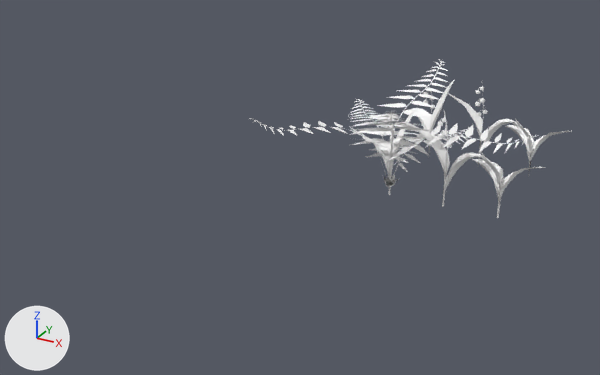
The FBX model Assets/3D Assets/Props/Plants.fbx: old version first, new version second.
The view is the same before and after, from a 50 mm camera at (0.522, -1.283, 0.596) aimed at (-0.037, -0.267, 0.088). Arrows for +X, +Y and +Z are at lower left; the lights stay in place. Objects named as collision shapes, trigger or cutter boxes, shadow casters or lower levels of detail are left out. Where no turn or scale is listed for an object, it has been applied to the vertices.

Script lines for the objects in view, before the commit:
```python
me_mesh_001 = bpy.data.meshes.new('Mesh.001')
me_mesh_001.from_pydata(...)  # 1422 vertices, 1254 faces; spans x -0.202..0.255, y -0.189..0.192, z -0.002..0.207
me_mesh_001.materials.append(mat_lazyuv)  # its picture is missing
me_mesh_002 = bpy.data.meshes.new('Mesh.002')
me_mesh_002.from_pydata(...)  # 48 vertices, 16 faces; spans x -0.0137..0.0147, y -0.0128..0.0153, z -0.0021..0.0229
me_mesh_002.materials.append(mat_lazyuv)  # its picture is missing
me_mesh_010 = bpy.data.meshes.new('Mesh.010')
me_mesh_010.from_pydata(...)  # 42 vertices, 57 faces; spans x -0.0637..0.0651, y -0.0192..0.0355, z -0.0211..0.0996
me_mesh_010.materials.append(mat_lazyuv)  # its picture is missing
ob_fern_lod0 = bpy.data.objects.new('Fern_LOD0', me_mesh_001)
ob_fern_lod0.location = (0.0, 0.0, 0.0)
ob_maiglock_c_lod1 = bpy.data.objects.new('Maiglock_C_LOD1', me_mesh_010)
ob_maiglock_c_lod1.location = (0.2, 0.2, 0.0)
ob_pplane1 = bpy.data.objects.new('pPlane1', me_mesh_002)
ob_pplane1.location = (0.0, 0.0, 0.0)
# also in view: 'Maiglock_B_LOD1' at (0.101, 0.19, 0.073); 'Maiglock_B' at (0.101, -0.011, 0.073); 'Maiglock_A_LOD1' at (-0.014, 0.199, 0.062); 'Maiglock_C' at (0.201, 0.008, 0.039)
```
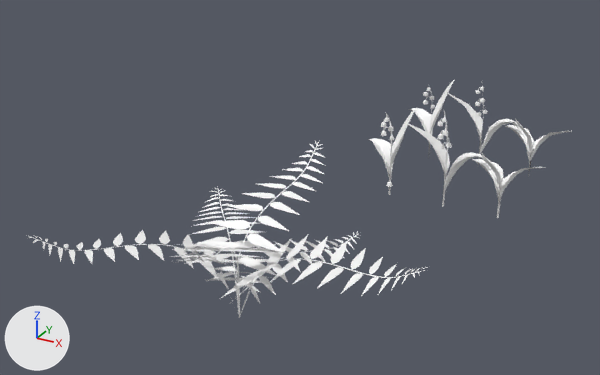
Pixel boxes (x1, y1, x2, y2) of what changed, in the pictures (600 x 375 px):
'Fern_LOD0', moved: before (250, 59, 537, 179); after (26, 141, 427, 317)
'pPlane1', deleted: before (383, 175, 398, 186)

Edits to the bpy script that builds the scene:
```text
Change ob_fern_lod0:
    ob_fern_lod0.location: (0.0, 0.0, 0.0) -> (0.0, -0.5, 0.0)
Remove ob_pplane1:
    ob_pplane1 = bpy.data.objects.new('pPlane1', me_mesh_002)
    ob_pplane1.location = (0.0, 0.0, 0.0)
```
